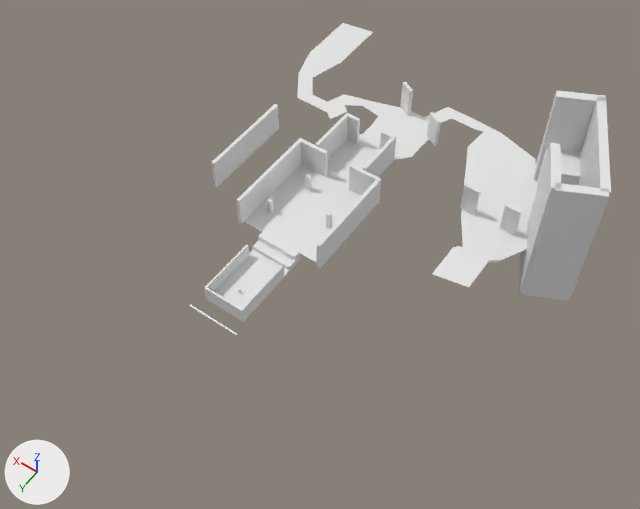
The Blender file Blender/LevelLayouts/level3.blend, before and after one commit.
Before and after are seen from a 50 mm lens placed at (-369.0, 378.0, 728.0), pointed at (-50.0, -68.0, 27.0). The axes (+X, +Y, +Z) are drawn at lower left. The lights are the same throughout.

Before the edit, the objects in view are built like this:
```python
me_cube = bpy.data.meshes.new('Cube')
me_cube.from_pydata(...)  # a box spanning x -1.0..1.0, y -1.0..1.0, z -1.0..1.0
me_cube.materials.append(mat_material)  # white #e7e7e7
me_plane = bpy.data.meshes.new('Plane')
me_plane.from_pydata([(-1.0, -1.0, 0.0), (1.0, -1.0, 0.0), (-1.0, 1.0, 0.0), (1.0, 1.0, 0.0)], [], [(0, 1, 3, 2)])
me_plane_001 = bpy.data.meshes.new('Plane.001')
me_plane_001.from_pydata(...)  # 372 vertices, 287 faces; spans x -15.0..8.0, y -21.0..1.0, z -39.0..131.0
ob_cube = bpy.data.objects.new('Cube', me_cube)
ob_cube.location = (0.0, 0.0, 1.7)
ob_cube.scale = (1.0, 1.0, 1.7)
ob_plane = bpy.data.objects.new('Plane', me_plane)
ob_plane.location = (0.0, 42.0, 0.0)
ob_plane.scale = (30.0, 1.0, 1.0)
ob_plane_001 = bpy.data.objects.new('Plane.001', me_plane_001)
ob_plane_001.location = (0.0, -0.3, 0.0)
ob_plane_001.scale = (18.6, 19.9, 1.0)
```
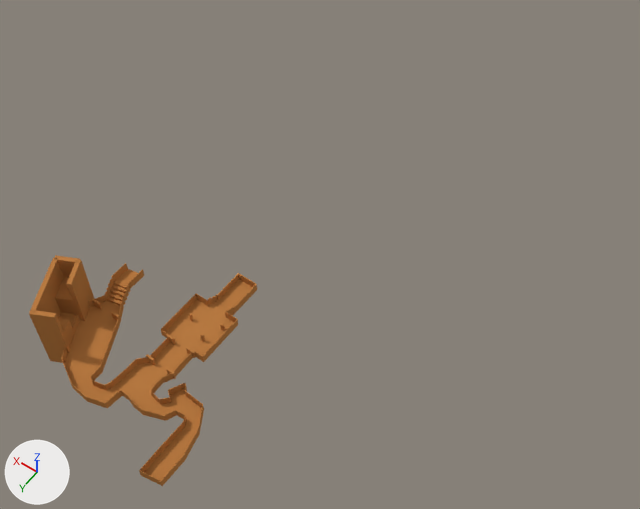
What differs and where, as boxes (x1, y1, x2, y2) in the pictures (640 x 509 px; the box of a moved part takes in the faces that stretch with it):
'Plane.001', reshaped, turned, rescaled: before (204, 23, 611, 322); after (29, 255, 257, 481)
'Plane.000', added: after (61, 263, 238, 486)
'Plane', deleted: before (189, 304, 237, 335)
part 1 of me_plane_001, added: after (112, 312, 121, 322)
part 2 of me_plane_001, added: after (93, 299, 102, 310)
part 3 of me_plane_001, deleted: before (500, 203, 522, 235)
part 4 of me_plane_001, deleted: before (211, 104, 279, 187)
part 5 of me_plane_001, deleted: before (460, 183, 481, 215)
part 6 of me_plane_001, moved or reshaped: before (204, 23, 535, 322); after (65, 273, 257, 481)
part 7 of me_plane_001, recoloured: before (236, 90, 611, 301); after (29, 255, 242, 405)

The change, as a diff of the scene's bpy script:
```diff
--- a/Blender/LevelLayouts/level3.blend.py
+++ b/Blender/LevelLayouts/level3.blend.py
@@ mat_firstheight @@
+mat_firstheight = diffuse_material('firstHeight')
+mat_firstheight.base_color = (0.497, 0.204, 0.0571)  # orange #bb7d44
@@ me_plane_001 @@
 # used by ob_plane_001; location = (0.0, -0.3, 0.0); scale = (18.6, 19.9, 1.0)
-me_plane_001.from_pydata(...)  # 372 vertices, 287 faces; spans x -15.0..8.0, y -21.0..1.0, z -39.0..131.0
+me_plane_001.from_pydata(...)  # 352 vertices, 277 faces; spans x -15.0..8.0, y -21.0..1.0, z -39.0..131.0
+# me_plane_001 part 1: a new loose piece, a box spanning x -8.39..-7.46, y -10.08..-9.88, z 9.78..29.55, in mat_firstheight (orange #bb7d44)
+# me_plane_001 part 2: a new loose piece, a box spanning x -11.13..-10.19, y -10.08..-9.88, z 9.78..29.55, in mat_firstheight (orange #bb7d44)
+# me_plane_001 part 3: the loose piece of 8 vertices spanning x -10.0..-9.0, y -11.0, z 10.0..46.0 is deleted
+# me_plane_001 part 4: the loose piece of 8 vertices spanning x 5.0, y -10.0..-4.0, z 20.0..56.0 is deleted
+# me_plane_001 part 5: the loose piece of 8 vertices spanning x -8.0..-7.0, y -11.0, z 10.0..46.0 is deleted
+# me_plane_001 part 6
+# 92 vertices are removed from x -6.0..7.0, y -17.0..1.0, z -4.0..46.0
+# 171 faces are deleted
+# 9 vertices in x -2.0..2.0, y -12.0..-9.0, z 46.0 move by (0.0, 0.0, -16.0)
+# 8 vertices move from x -4.0..8.0, y -17.0..-12.0, z 10.0..46.0 to x -4.0..8.0, y -17.0..-12.0, z 10.0
+# 80 vertices are added at x -12.0..8.0, y -21.0..-4.0, z 10.0..41.0
+# 167 new faces join them
+# me_plane_001 part 7: 101 faces spanning x -15.0..2.0, y -17.0..-1.0, z -39.0..131.0 switch from no material to mat_firstheight (orange #bb7d44)
@@ me_plane_012 @@
+me_plane_012.from_pydata(...)  # 164 vertices, 78 faces; spans x -11.8..8.3, y -20.7..-2.1, z -1.9..60.8
+me_plane_012.materials.append(mat_firstheight)  # orange #bb7d44
@@ ob_plane_001 @@
 ob_plane_001.location = (0.0, -0.3, 0.0)
-ob_plane_001.scale = (18.6, 19.9, 1.0)
+ob_plane_001.rotation_euler = (0.0, 0.0, 3.142)  # degrees (0, 0, 180)
+ob_plane_001.scale = (9.29, 9.94, 0.499)
@@ ob_plane @@
-ob_plane = bpy.data.objects.new('Plane', me_plane)
-ob_plane.location = (0.0, 42.0, 0.0)
-ob_plane.scale = (30.0, 1.0, 1.0)
@@ ob_cube @@
-ob_cube = bpy.data.objects.new('Cube', me_cube)
-ob_cube.location = (0.0, 0.0, 1.7)
-ob_cube.scale = (1.0, 1.0, 1.7)
@@ ob_plane_000 @@
+ob_plane_000 = bpy.data.objects.new('Plane.000', me_plane_012)
+ob_plane_000.location = (0.0, -0.3, 0.0)
+ob_plane_000.rotation_euler = (0.0, 0.0, 3.142)  # degrees (0, 0, 180)
+ob_plane_000.scale = (9.29, 9.94, 0.499)
+_m = ob_plane_000.modifiers.new('Solidify', 'SOLIDIFY')
+_m.thickness = 0.05
+_m.nonmanifold_thickness_mode = 'FIXED'
+_m.nonmanifold_merge_threshold = 0.0003
```
